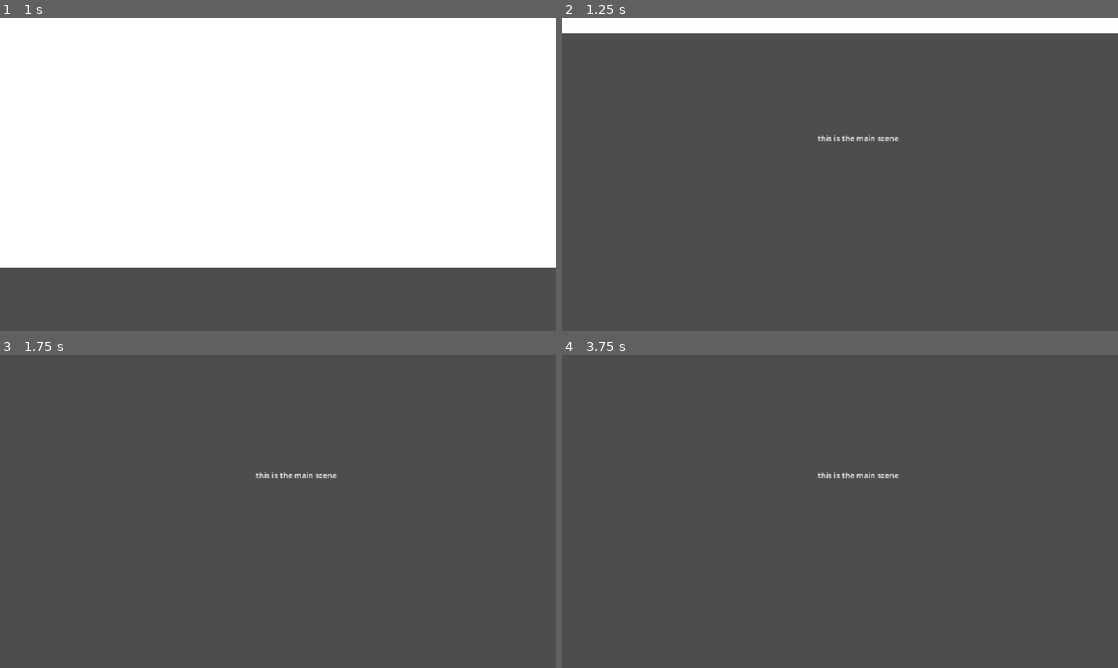
Above: before the commit, frames 1-4 (two rows, left to right).
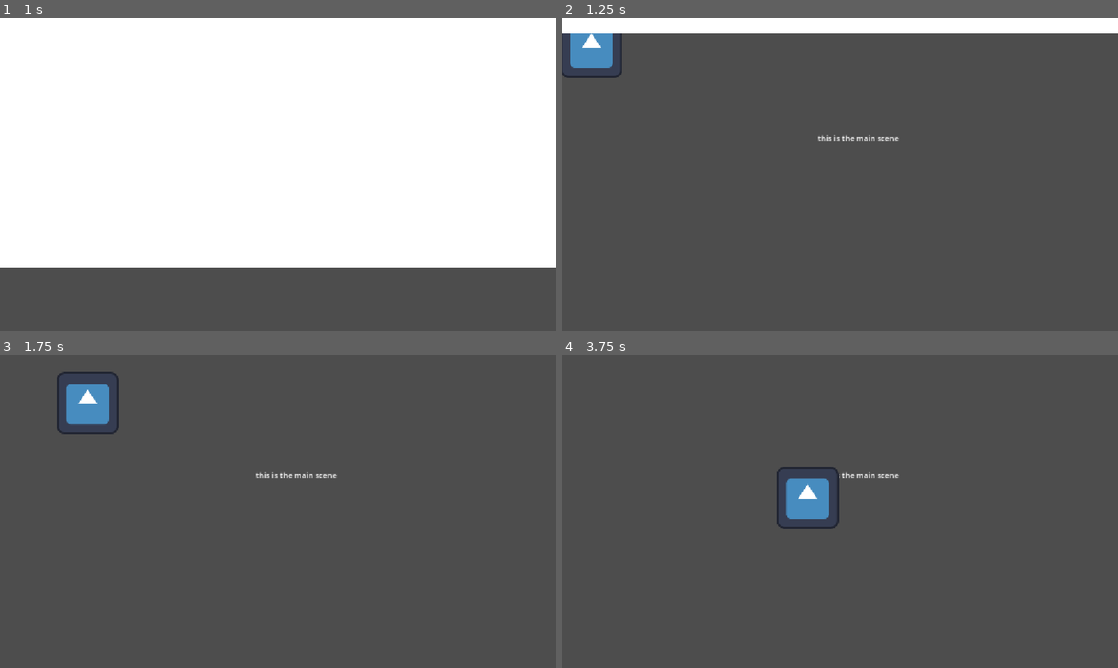
Above: after the commit, the same moments.

Repository: audsgegelods/ballarena
Game: Godot game, scene res://scenes/menus/main_menu.tscn
The game is run twice, just before and just after one commit, with the same random seed, the same clock (stepped at 60 frames per second) and the same inputs. The engine's default icon, where the game draws it, is replaced by a stand-in: a white triangle on a blue panel in a dark square.
Inputs (mouse positions are in pixels of both pictures, inside the frame that each line leads up to):
- Up to frame 1 (1 s): click "Play" at 0.5 s
- Up to frame 2 (1.25 s): no input
- Up to frame 3 (1.75 s): move the mouse to (400, 495) at 1.27 s
- Up to frame 4 (3.75 s): move the mouse to (728, 527) at 2.02 s; move the mouse to (895, 442) at 2.77 s; move the mouse to (812, 574) at 3.52 s

Frame 1 is identical in both runs. In frame 2, 1.0% of the frame differs, in the area x 0-11%, y 4-20%; in frame 3, 1.3%; in frame 4, 1.4%, in the area x 38-50%, y 35-56%.

Commit message:
Added basic player scene and movement     - included debug arrows for directions

Diff:
--- a/scenes/main.tscn
+++ b/scenes/main.tscn
@@ -1,4 +1,6 @@
 [gd_scene format=3 uid="uid://ds0atue7cmr60"]
+
+[ext_resource type="PackedScene" uid="uid://bnelqs7f3c6iv" path="res://scenes/player.tscn" id="1_o5qli"]
 
 [node name="main" type="Node" unique_id=175430429]
 
@@ -8,3 +10,5 @@
 offset_right = 814.0
 offset_bottom = 388.0
 text = "this is the main scene"
+
+[node name="Player" parent="." unique_id=1452228314 instance=ExtResource("1_o5qli")]
--- /dev/null
+++ b/scenes/player.tscn
@@ -0,0 +1,31 @@
+[gd_scene format=3 uid="uid://bnelqs7f3c6iv"]
+
+[ext_resource type="Script" uid="uid://cvfho27q8l5up" path="res://scripts/player.gd" id="1_g2els"]
+[ext_resource type="Texture2D" uid="uid://bthmt58s3m2jq" path="res://icon.svg" id="2_g2els"]
+[ext_resource type="Texture2D" uid="uid://vsf3r4krf3dn" path="res://sprites/debug/MoveDir.png" id="3_dqkch"]
+[ext_resource type="Texture2D" uid="uid://bwad32s32mss" path="res://sprites/debug/CursorDir.png" id="4_qlg0r"]
+
+[sub_resource type="CapsuleShape2D" id="CapsuleShape2D_ag0bx"]
+radius = 62.0
+height = 124.0
+
+[node name="Player" type="CharacterBody2D" unique_id=1452228314]
+motion_mode = 1
+script = ExtResource("1_g2els")
+move_speed = 256.0
+
+[node name="Sprite" type="Sprite2D" parent="." unique_id=1922138586]
+texture = ExtResource("2_g2els")
+
+[node name="Hitbox" type="CollisionShape2D" parent="." unique_id=1775673128]
+shape = SubResource("CapsuleShape2D_ag0bx")
+
+[node name="Debug" type="Node2D" parent="." unique_id=857000987]
+
+[node name="MoveDirArrow" type="Sprite2D" parent="Debug" unique_id=455103357]
+texture = ExtResource("3_dqkch")
+offset = Vector2(100, 0)
+
+[node name="CursorPosArrow" type="Sprite2D" parent="Debug" unique_id=1542733430]
+texture = ExtResource("4_qlg0r")
+offset = Vector2(100, 0)
--- /dev/null
+++ b/scripts/components/movement_component.gd
@@ -0,0 +1,27 @@
+class_name MovementComponent extends Node
+
+@export var body: CharacterBody2D
+@export var speed:= 8.0
+
+var dir: Vector2 = Vector2.ZERO
+var to_jump:= false
+
+func tick(delta: float) -> void:
+	if !body:
+		return
+
+	body.velocity.x = dir.x * speed
+
+	if not body.is_on_floor():
+		body.velocity += body.get_gravity() * delta * gravity_multiplier
+
+	#if to_jump and body.is_on_floor():
+		#body.velocity.y = jump_velocity
+	#to_jump = false
+
+	body.move_and_slide()
+
+
+func _on_input_component_jump_pressed():
+	if body.is_on_floor():
+		body.velocity.y = jump_velocity
--- /dev/null
+++ b/scripts/player.gd
@@ -0,0 +1,25 @@
+extends CharacterBody2D
+
+@export var show_debug: bool = false
+
+#Movement
+@export var move_speed:= 8.0
+var move_dir: Vector2 = Vector2.ZERO
+
+func _ready() -> void:
+	$Debug.visible = show_debug
+
+func _physics_process(delta) -> void:
+	self.velocity = get_move_dir() * move_speed
+	move_and_slide()
+
+func _process(delta) -> void:
+	update_debug_arrows()
+
+func get_move_dir() -> Vector2:
+	var mouse_pos = get_viewport().get_mouse_position()
+	var dir = mouse_pos - self.position
+	return dir.normalized()
+
+func update_debug_arrows() -> void:
+	$Debug/MoveDirArrow.rotation = get_move_dir().angle()
Not shown, added: scripts/components/movement_component.gd.uid
Not shown, added: scripts/player.gd.uid
Binary file added: sprites/debug/CursorDir.png
Not shown, added: sprites/debug/CursorDir.png.import
Binary file added: sprites/debug/MoveDir.png
Not shown, added: sprites/debug/MoveDir.png.import
